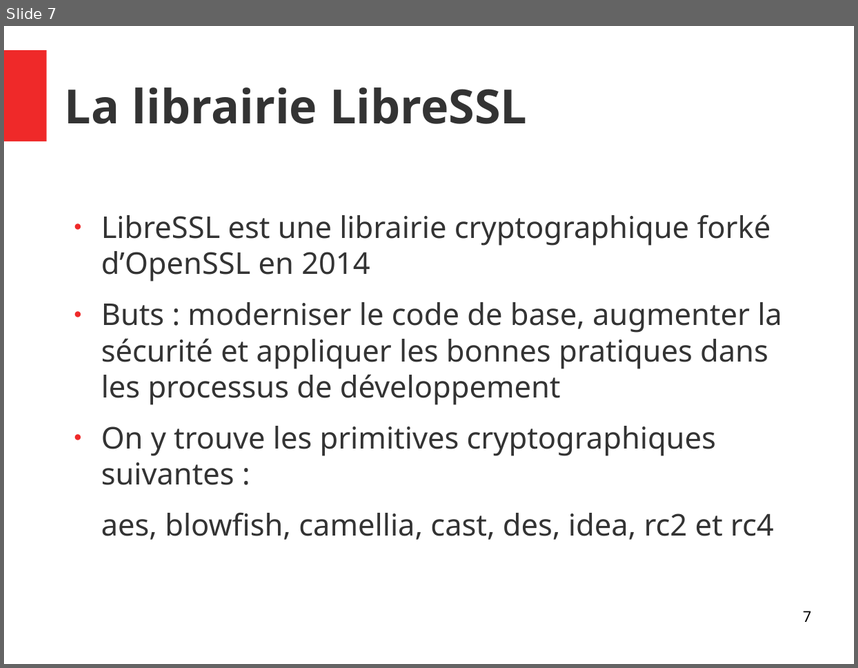
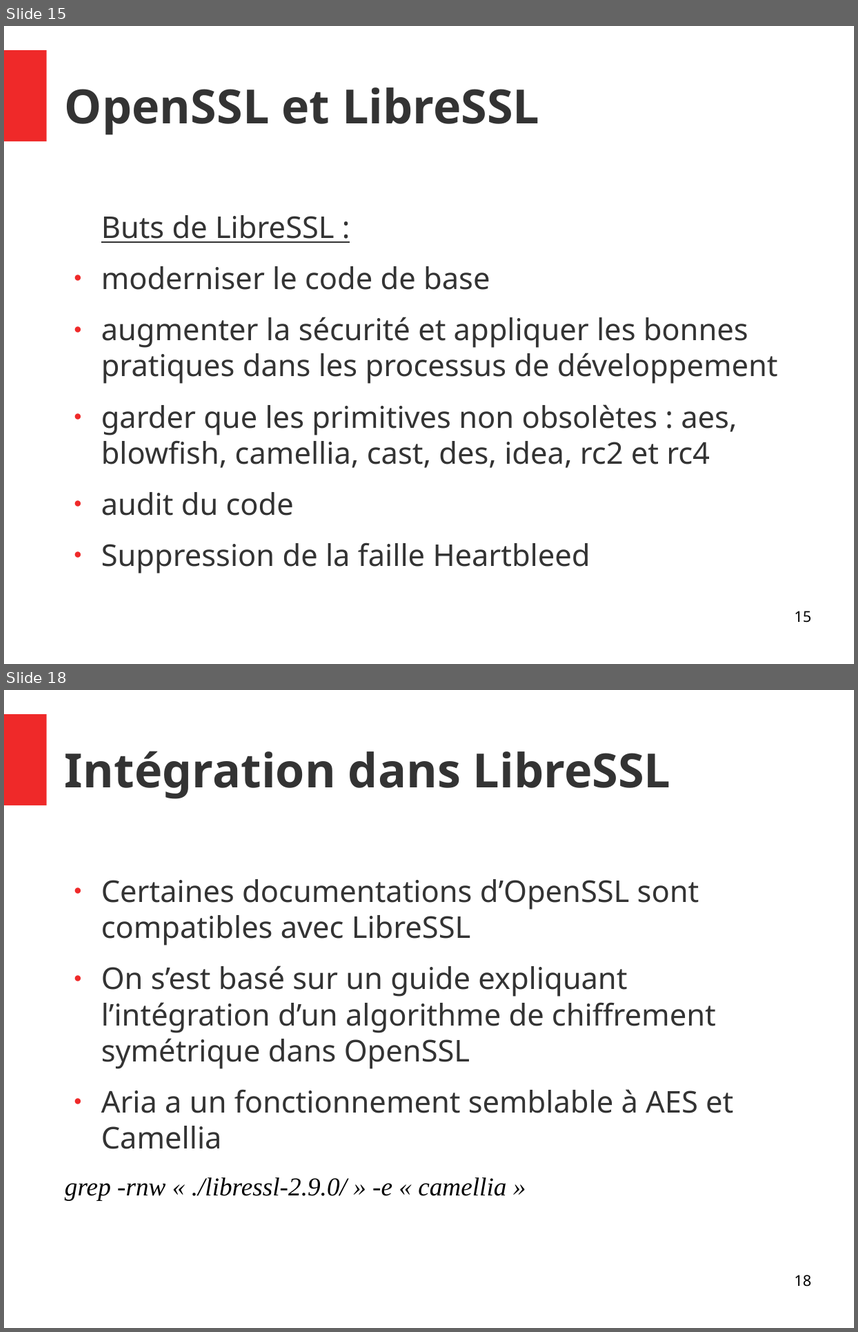
Before and after one commit to Allard-Chris/Aria, a slide deck: docs/[M2CSI]_ICP_Aria_Allard_Aulagnier.odp. Shown one above the other, each under a label of ours: slide 7 before the commit, slides 15 and 18 after it; the slides between them are not shown. The pictures are 858x668 and 858x1332 pixels, drawn with LibreOffice and Linux fonts; fonts in the diff are those of the drawing. Boxes give left, top, right and bottom in pixels: in the first picture for what was removed or moved away, otherwise in the second. Text is boxed around its words. In the diff, an @@ line names an element or a change of style, - is before the commit and + after.

```diff
--- a/docs/[M2CSI]_ICP_Aria_Allard_Aulagnier.odp
+++ b/docs/[M2CSI]_ICP_Aria_Allard_Aulagnier.odp
@@ slide 18 added at (4, 690, 854, 1328), background #FFFFFF; not listed: 1 template element that a slide beside it also shows @@
@@ title added at (65, 751, 671, 799), 44 pt, text #333333, bold @@
+Intégration dans LibreSSL
@@ text added at (65, 879, 733, 1200), 28 pt, text #333333 @@
+● Certaines documentations d’OpenSSL sont compatibles avec LibreSSL
+● On s’est basé sur un guide expliquant l’intégration d’un algorithme de chiffrement symétrique dans OpenSSL
+● Aria a un fonctionnement semblable à AES et Camellia
+grep -rnw « ./libressl-2.9.0/ » -e « camellia »
@@ page number added at (794, 1274, 811, 1286), 14 pt, text #000000 @@
+18
@@ what was slide 7 is now slide 15 @@
@@ slide 15 changed as well @@
@@ title at (65, 87, 539, 135): text changed @@
-La librairie LibreSSL
+OpenSSL et LibreSSL
@@ text at (101, 215, 778, 573): text changed @@
-● LibreSSL est une librairie cryptographique forké d’OpenSSL en 2014
-● Buts : moderniser le code de base, augmenter la sécurité et appliquer les bonnes pratiques dans les processus de développement
-● On y trouve les primitives cryptographiques suivantes :
-aes, blowfish, camellia, cast, des, idea, rc2 et rc4
+Buts de LibreSSL :
+● moderniser le code de base
+● augmenter la sécurité et appliquer les bonnes pratiques dans les processus de développement
+● garder que les primitives non obsolètes : aes, blowfish, camellia, cast, des, idea, rc2 et rc4
+● audit du code
+● Suppression de la faille Heartbleed
@@ page number at (794, 610, 811, 622): text changed @@
-7
+15
```
Also in this commit, not shown: 6 other slides changed, 14 other slides added, 3 slides removed, 3 other files.
